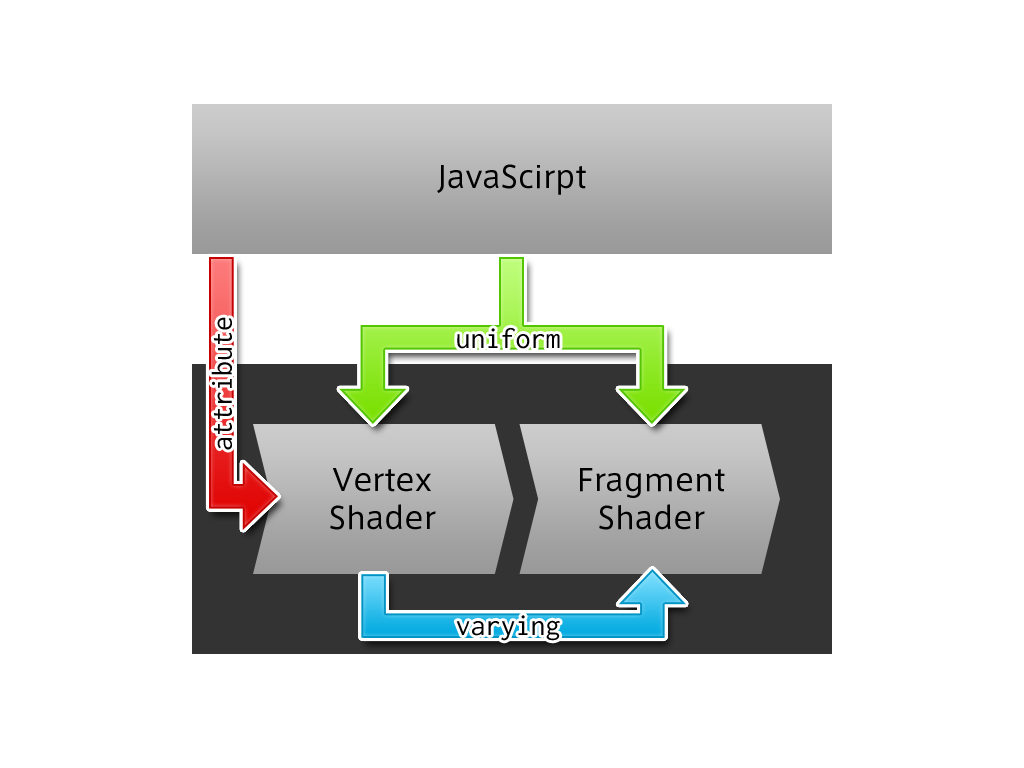
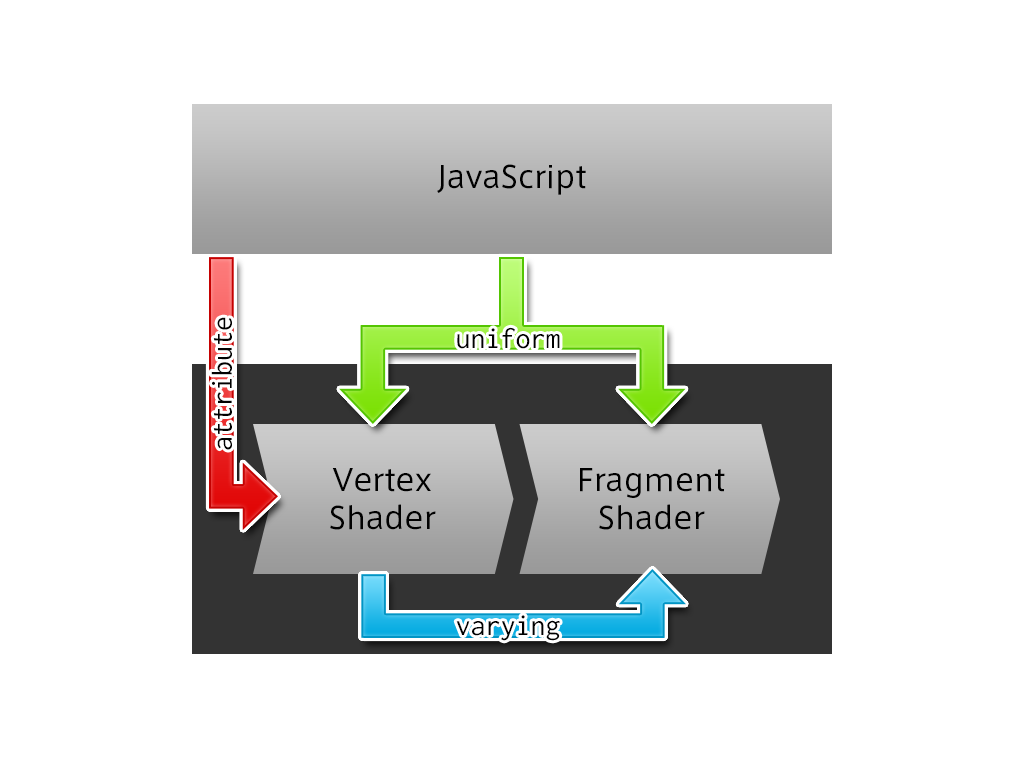
Layers edited between the first and the second 1024x768 image:
painted on "arrow" (1st of 3, in "vars"), masked it over bbox(209, 257, 278, 526)
painted on "arrow" (2nd of 3, in "vars"), masked it over bbox(385, 572, 683, 638)
painted on "arrow" (3rd of 3, in "vars"), masked it over bbox(339, 327, 684, 424)
renamed "JavaScirpt" to "JavaScript", painted on it over bbox(437, 164, 586, 195)
painted on "bg" (1st of 3, in "program"), masked it over bbox(254, 424, 769, 573)
masked "bg" (2nd of 3, in "program") over bbox(209, 164, 586, 254)
masked "bg" (3rd of 3, in "program") over bbox(211, 364, 769, 641)
